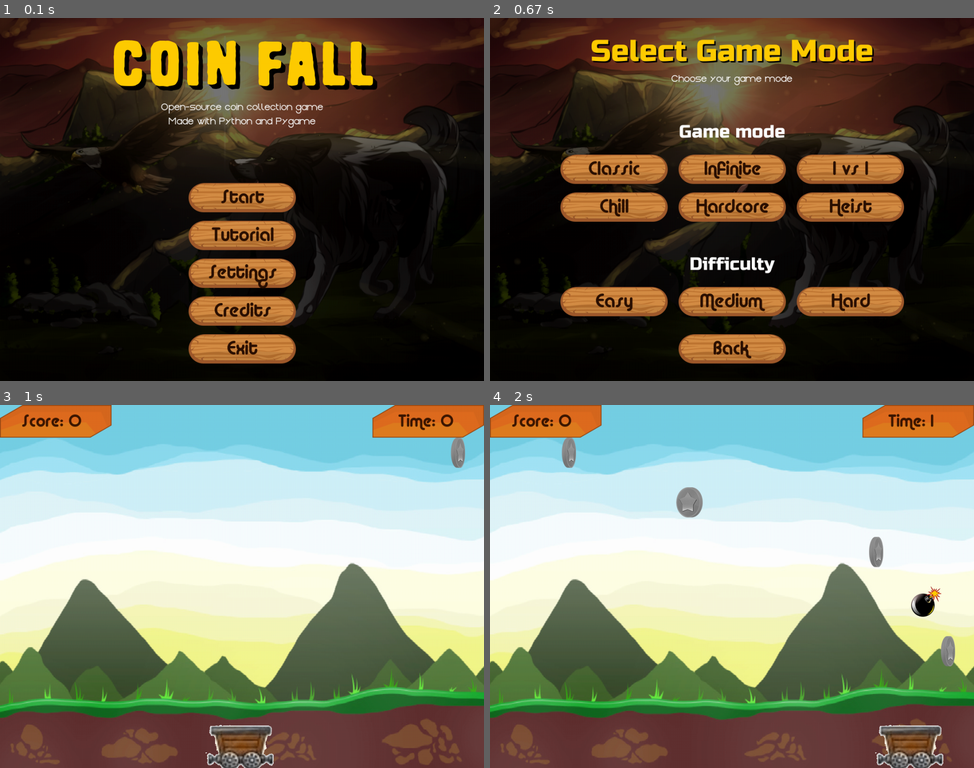
Above: before the commit, frames 1-4 (two rows, left to right).
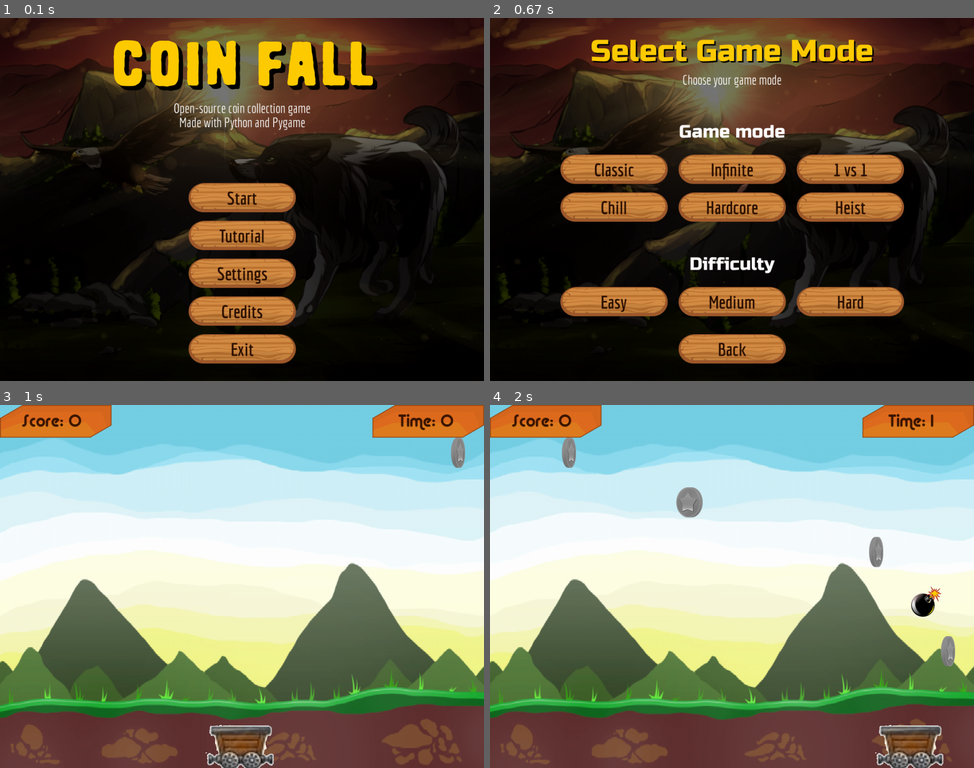
Above: after the commit, the same moments.

Repository: vineetjc/pygame-Coin-Fall-
Game: pygame game, started from main.py
The game is run twice, just before and just after one commit, with the same random seed, the same clock (stepped at 60 frames per second) and the same inputs.
Inputs:
- Up to frame 1 (0.1 s): no input
- Up to frame 2 (0.67 s): click "Start" at 0.38 s
- Up to frame 3 (1 s): click "Medium" at 0.72 s
- Up to frame 4 (2 s): hold Right 1-1.47 s; hold Right from 1.83 s (still down)

The runs differ from the first frame. In frame 1, 2.2% of the frame differs, in the area x 33-67%, y 23-94%; in frame 2, 2.7%, in the area x 20-79%, y 15-94%; in frame 3, nothing differs; in frame 4, nothing differs.

Commit message:
changed button font

Diff:
--- a/src/managers/resources.py
+++ b/src/managers/resources.py
@@ -15,9 +15,10 @@
         self.heading1_font = pygame.font.Font('res/fonts/RussoOne-Regular.ttf', 64)
         self.heading2_font = pygame.font.Font('res/fonts/RussoOne-Regular.ttf', 48)
         self.heading3_font = pygame.font.Font('res/fonts/RussoOne-Regular.ttf', 38)
-        self.body_font = pygame.font.Font('res/fonts/gasalt.black.ttf', 28)
+        self.body_font = pygame.font.Font('res/fonts/Economica-Regular.ttf', 28)
         self.button_font = pygame.font.Font('res/fonts/Weston Free.otf', 32)
-        self.button_font2 = pygame.font.Font('res/fonts/alba.regular.ttf', 40)
+        self.button_font2 = pygame.font.Font('res/fonts/Economica-Bold.ttf', 38)
+        self.button_font3 = pygame.font.Font('res/fonts/alba.regular.ttf', 40)
         self.score_font = pygame.font.Font('res/fonts/alba.regular.ttf', 36)
 
         # set colors R, G, B code
Binary file added: res/fonts/Economica-Bold.ttf
Binary file added: res/fonts/Economica-Regular.ttf
